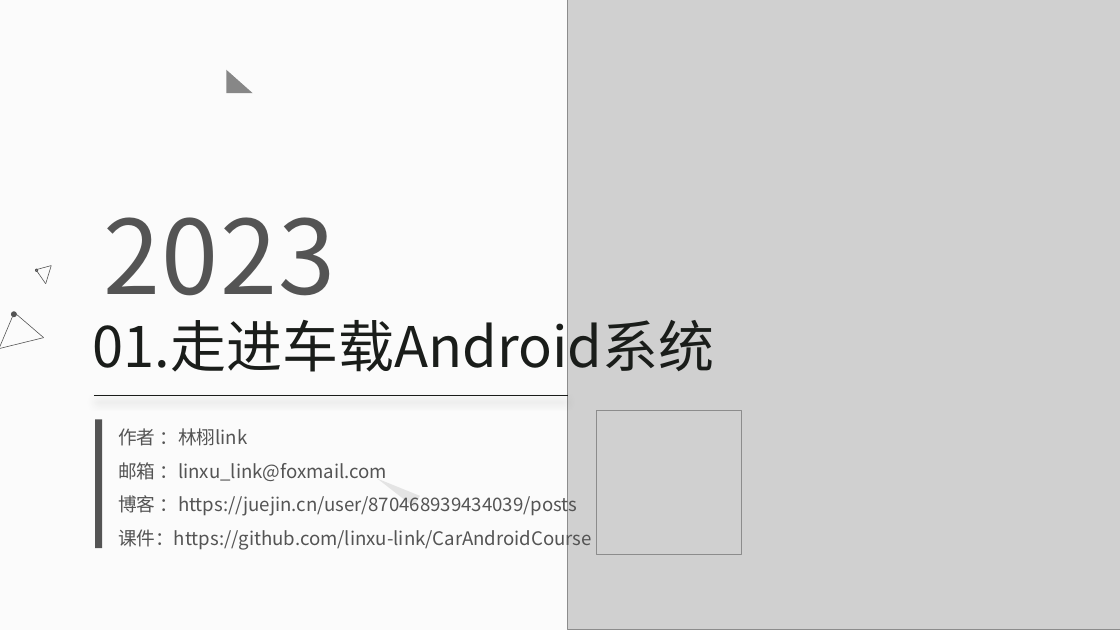
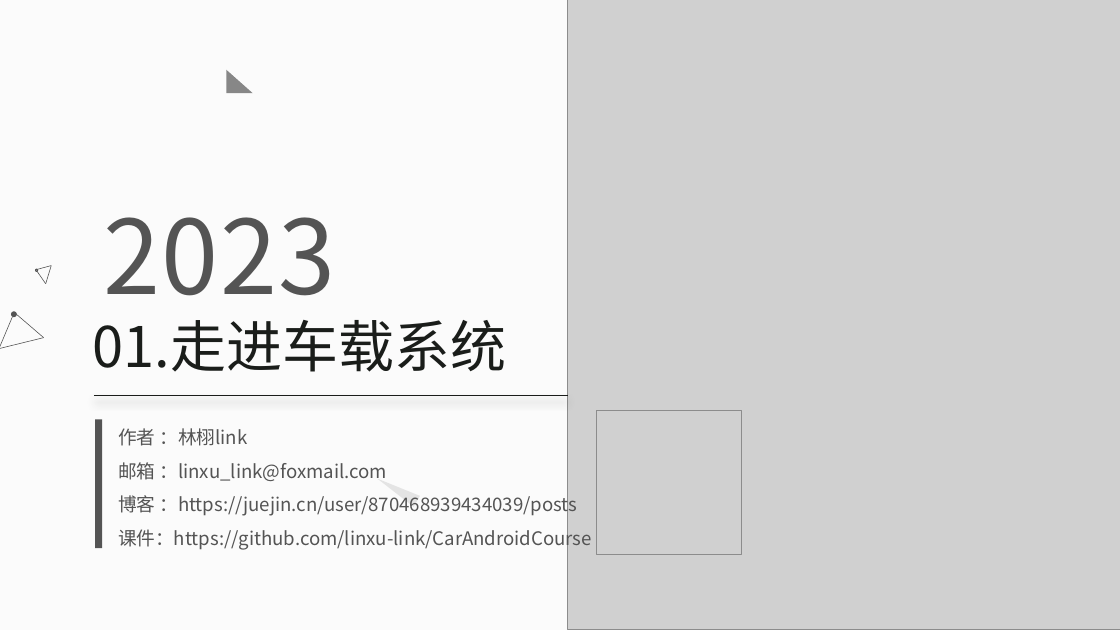
Before and after one commit to linxu-link/CarAndroidCourse, a slide deck: slide 1 of 01/01.走进车载 Android 系统.pptx. Drawn at 1120x630 pixels with LibreOffice and Linux fonts; fonts in the diff are those of the drawing; grey boxes stand for pictures. Boxes give left, top, right and bottom in pixels: in the first picture for what was removed or moved away, otherwise in the second. Text is boxed around its words. In the diff, an @@ line names an element or a change of style, - is before the commit and + after.

```diff
--- a/01/01.走进车载 Android 系统.pptx
+++ b/01/01.走进车载 Android 系统.pptx
@@ text at bbox=[93, 320, 507, 372]: text changed @@
-01.走进车载Android系统
+01.走进车载系统
```
Also in this commit, not shown: 3 other slides changed, 26 slides added, 2 other files.
